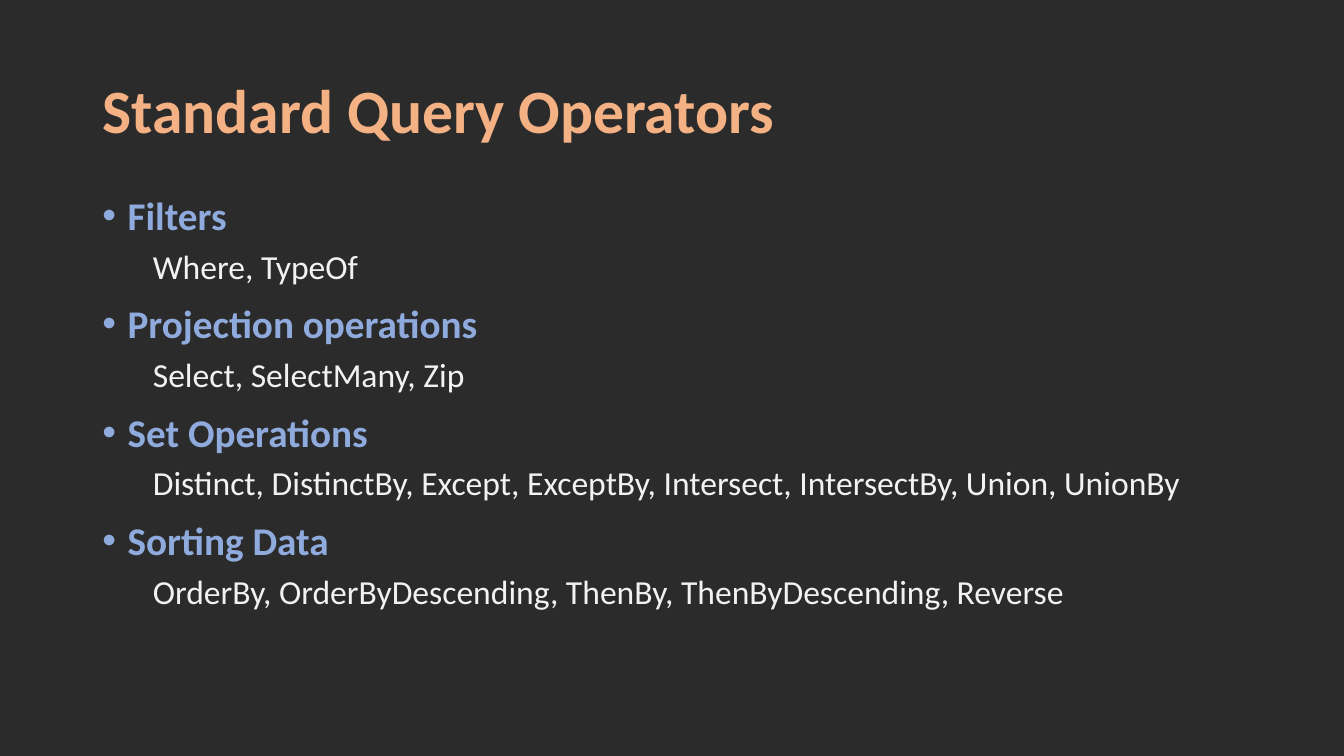
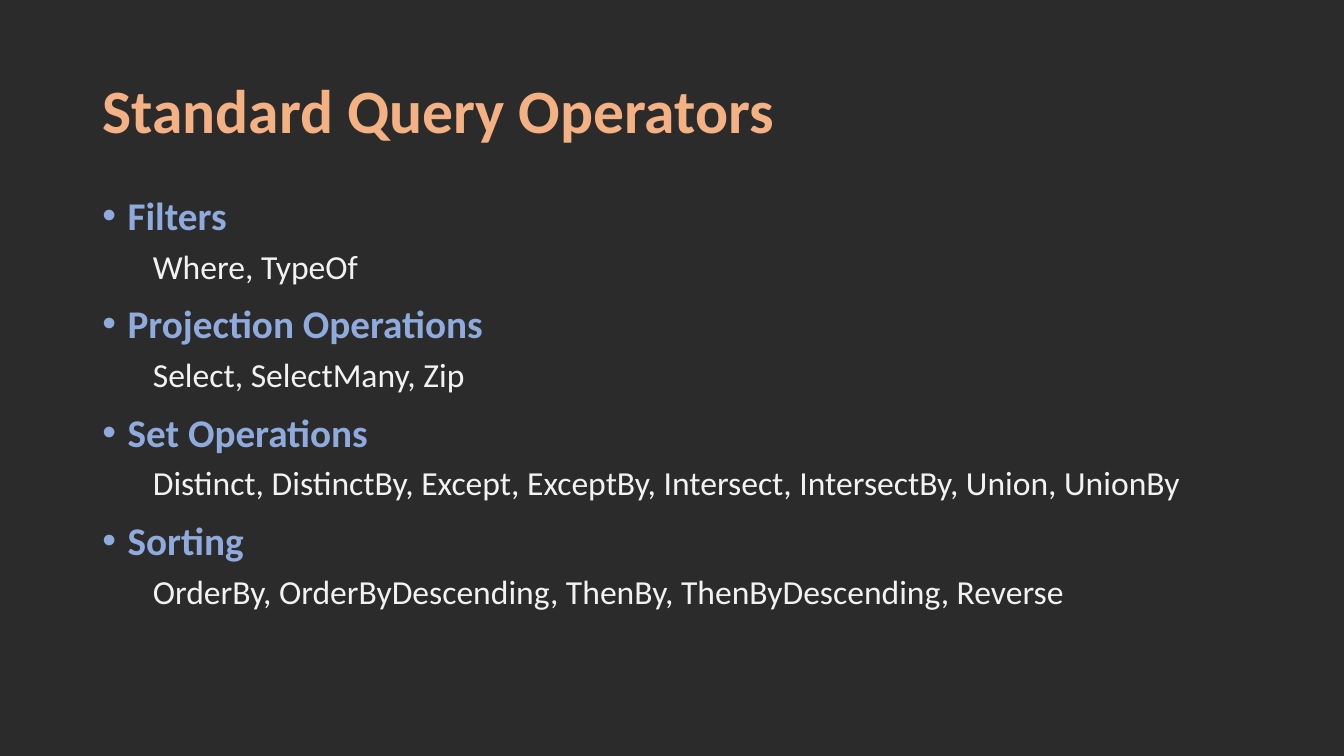
Before and after one commit to karthik9728/Linq, a slide deck: slide 6 of Linq.pptx. Drawn at 1344x756 pixels with LibreOffice and Linux fonts; fonts in the diff are those of the drawing; background and template pictures are left out; a plain dark background stands for a picture behind light text. Boxes give left, top, right and bottom in pixels: in the first picture for what was removed or moved away, otherwise in the second. Text is boxed around its words. In the diff, an @@ line names an element or a change of style, - is before the commit and + after.

```diff
--- a/Linq.pptx
+++ b/Linq.pptx
@@ text at (128, 310, 483, 345): text changed @@
-• Projection operations
+• Projection Operations
@@ text at (128, 527, 244, 562): text changed @@
-• Sorting Data
+• Sorting
```
Also in this commit, not shown: 1 other slide changed.
